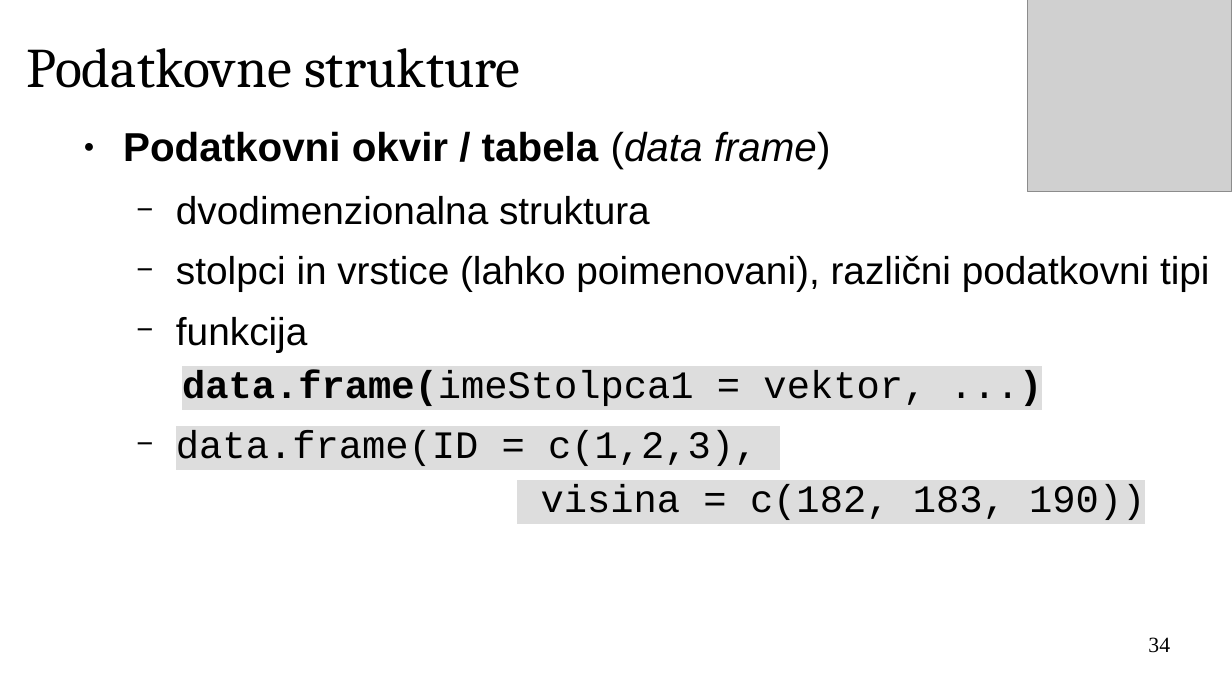
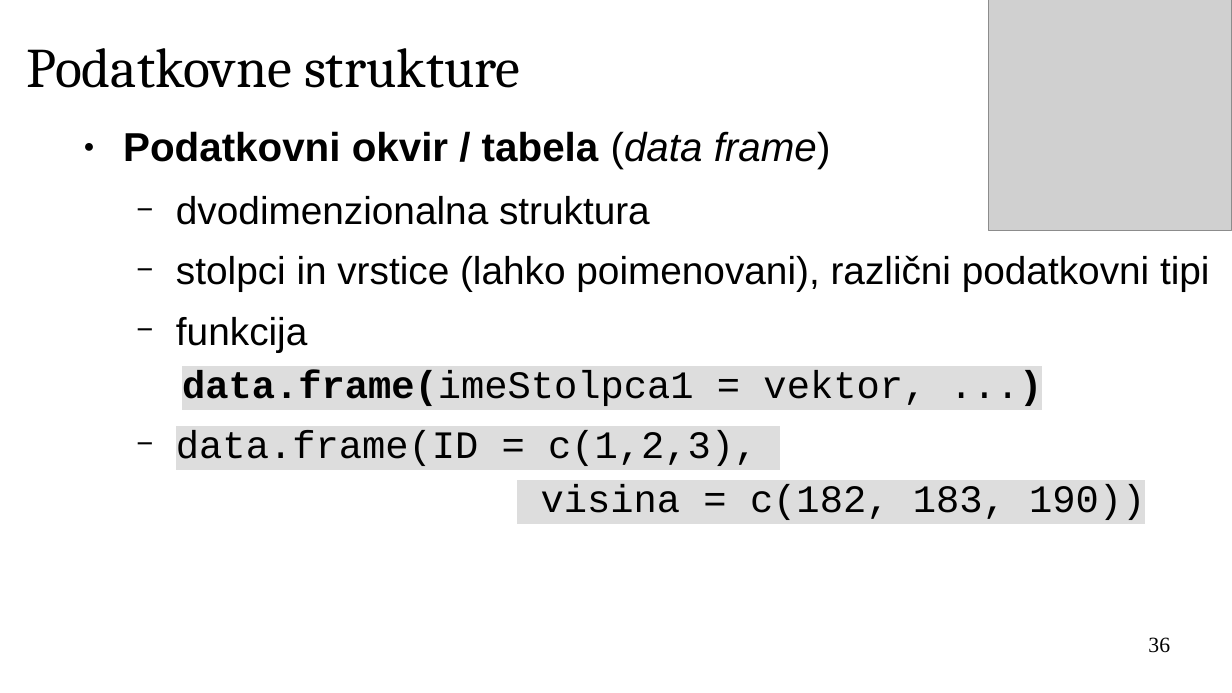
Before and after one commit to janaobsteter/R_tecaj, a slide deck: slide 36 of ModulA/IT_Rtecaj_ModulA.odp (slide 34 before the commit). Drawn at 1232x693 pixels with LibreOffice and Linux fonts; fonts in the diff are those of the drawing; grey boxes stand for pictures; background and template pictures are left out. Boxes give left, top, right and bottom in pixels: in the first picture for what was removed or moved away, otherwise in the second. Text is boxed around its words. In the diff, an @@ line names an element or a change of style, - is before the commit and + after.

```diff
--- a/ModulA/IT_Rtecaj_ModulA.odp
+++ b/ModulA/IT_Rtecaj_ModulA.odp
@@ picture: place and size @@
-picture at box(1027, 0, 1232, 191)
+picture at box(988, 0, 1232, 230)
@@ page number at box(1148, 637, 1170, 653): text changed @@
-34
+36
```
Also in this commit, not shown: 6 other slides changed, 2 slides added, 2 other files.
